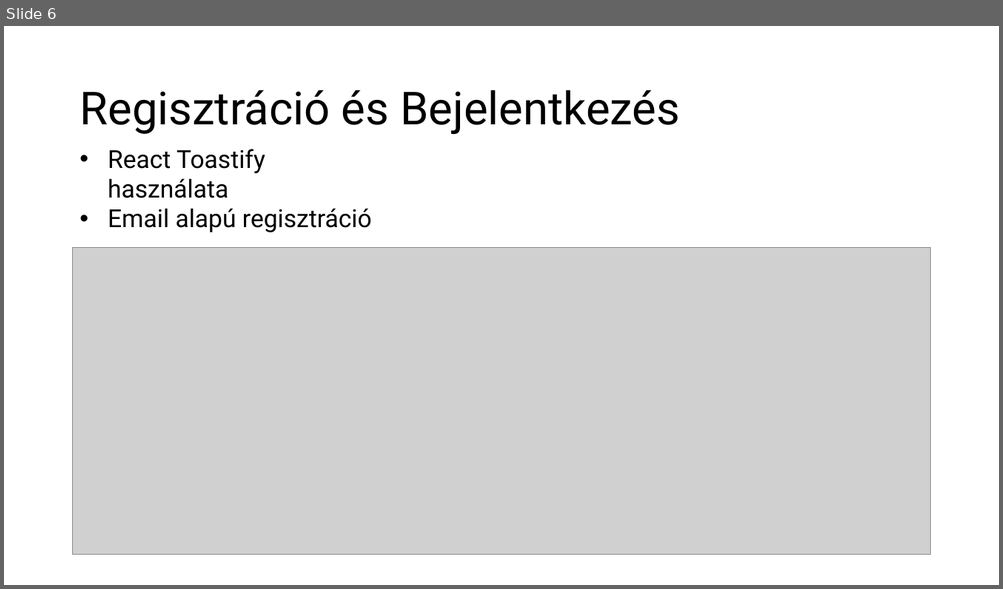
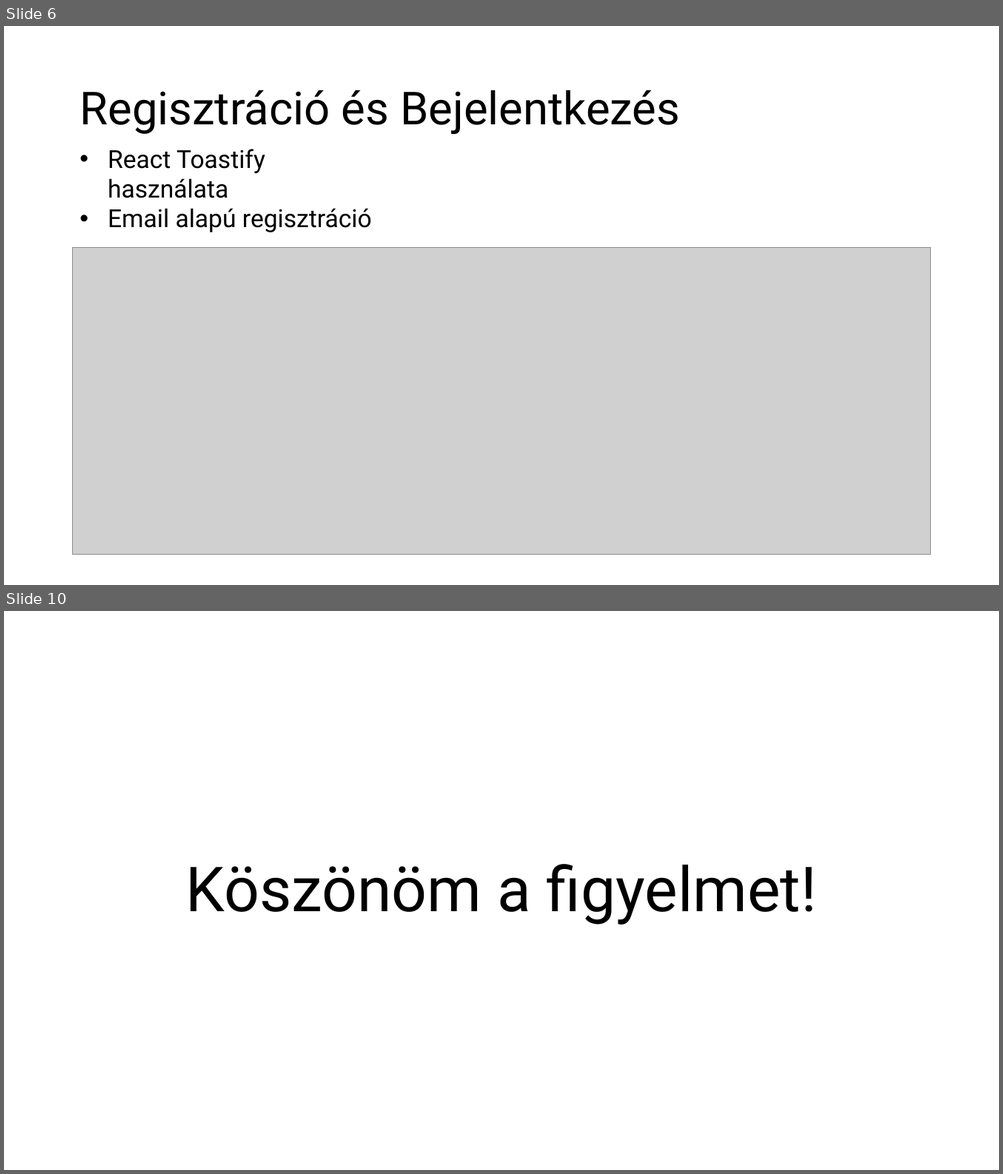
Before and after one commit to NovakDominikViktor/Trinity_Blood, a slide deck: ScriptSyncShop.pptx. Shown one above the other, each under a label of ours: slide 6 before the commit, slides 6 and 10 after it; the slides between them are not shown. The pictures are 1003x589 and 1003x1174 pixels, drawn with LibreOffice and Linux fonts; fonts in the diff are those of the drawing; grey boxes stand for pictures. Boxes give left, top, right and bottom in pixels: in the first picture for what was removed or moved away, otherwise in the second. Text is boxed around its words. In the diff, an @@ line names an element or a change of style, - is before the commit and + after.

```diff
--- a/ScriptSyncShop.pptx
+++ b/ScriptSyncShop.pptx
@@ slide 10 added at (4,611,999,1170), background #FFFFFF @@
@@ title added at (186,864,817,925), 60 pt, text #000000 @@
+Köszönöm a figyelmet!
```
Also in this commit, not shown: 3 other slides added.
